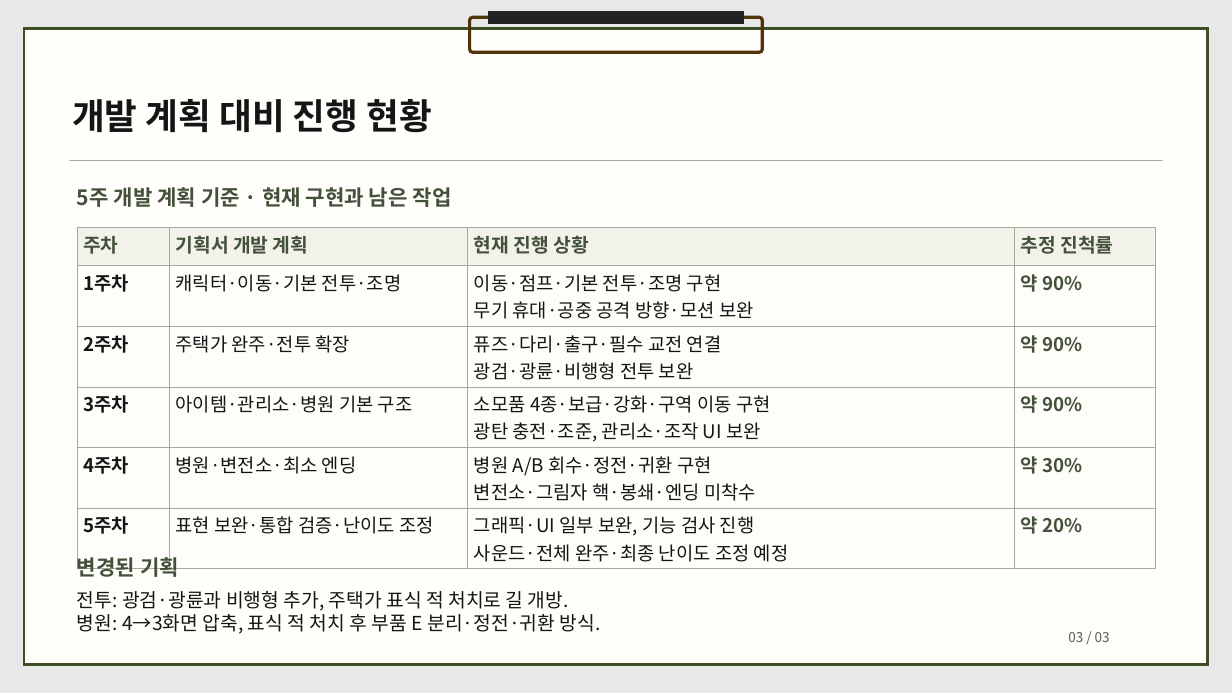
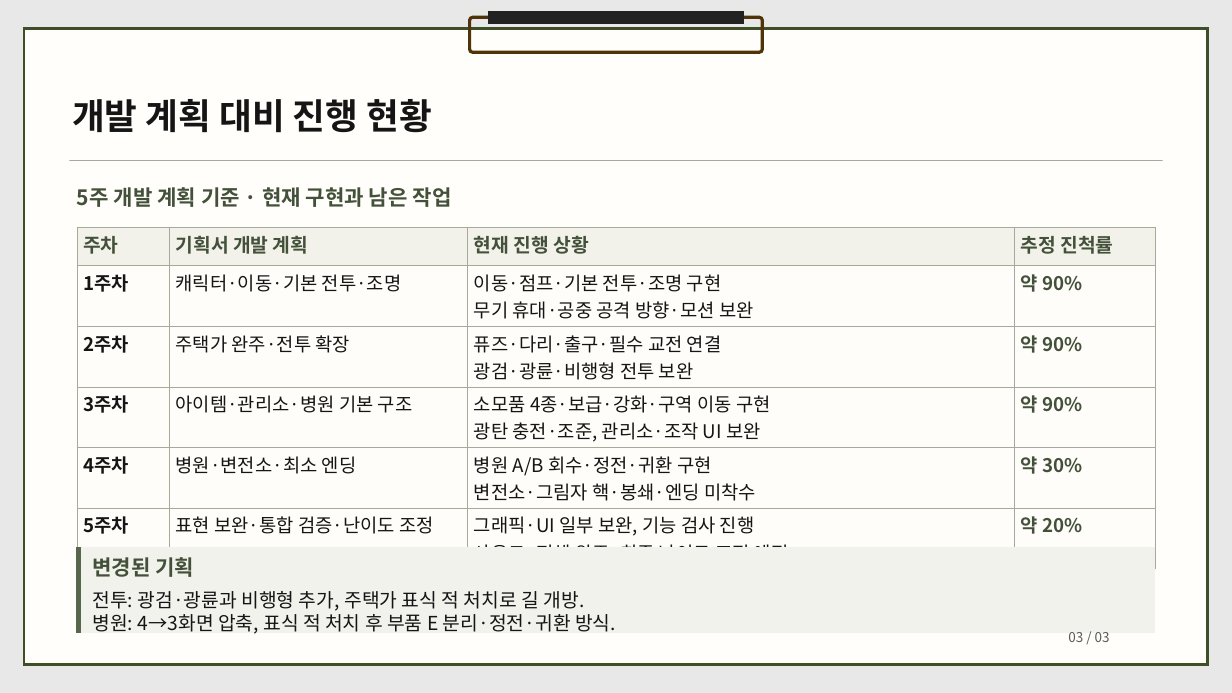
Before and after one commit to dbguswh/2Dgame_project, a slide deck: slide 3 of 2D게임프로그래밍 2차발표.pptx. Drawn at 1232x693 pixels with LibreOffice and Linux fonts; fonts in the diff are those of the drawing. Boxes give left, top, right and bottom in pixels: in the first picture for what was removed or moved away, otherwise in the second. Text is boxed around its words. In the diff, an @@ line names an element or a change of style, - is before the commit and + after.

Commit message:
2차 발표의 기획 변경 부분을 은은한 배경과 강조선으로 구분

```diff
--- a/2D게임프로그래밍 2차발표.pptx
+++ b/2D게임프로그래밍 2차발표.pptx
@@ rectangle added at (77, 548, 1155, 633), fill #F1F2EC, outline #F1F2EC 0 pt @@
@@ rectangle added at (77, 548, 80, 633), fill #58674B, outline #58674B 0 pt @@
@@ text "변경된 기획": place and size @@
-text "변경된 기획" at (77, 554, 179, 577)
+text "변경된 기획" at (92, 557, 194, 577)
@@ text "전투: 광검·광륜과 비행형 추가, 주택가 ...": place and size @@
-text "전투: 광검·광륜과 비행형 추가, 주택가 ..." at (77, 591, 601, 634)
+text "전투: 광검·광륜과 비행형 추가, 주택가 ..." at (92, 591, 616, 634)
```
